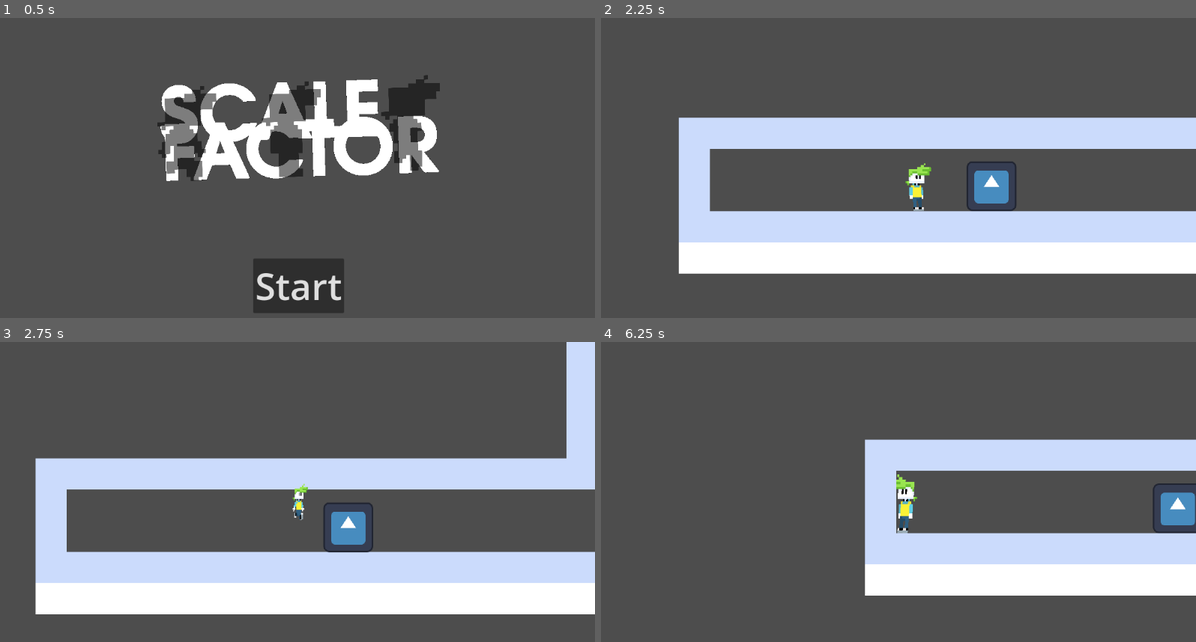
Above: before the commit, frames 1-4 (two rows, left to right).
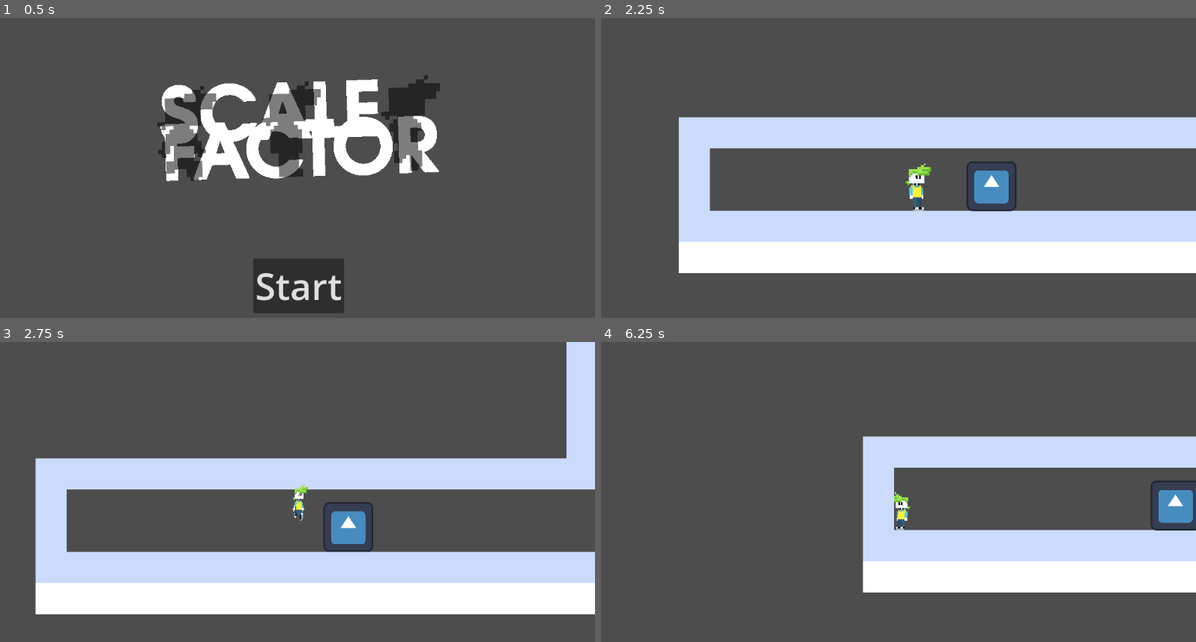
Above: after the commit, the same moments.

Repository: Mello46514/SCALEFACTOR-GMTK2024
Game: Godot game, scene res://uncommon/Title Screen.tscn
Same seed, same stepped clock (60 frames per second), same inputs: the game is played once before the commit and once after it. The engine's default icon, where the game draws it, is replaced by a stand-in: a white triangle on a blue panel in a dark square. Sound files missing from this copy of the repository are replaced by a short silence.
Inputs:
- Up to frame 1 (0.5 s): no input
- Up to frame 2 (2.25 s): click "Start" at 0.5 s; tap Enter (Enter) at 1.25, 2.1 s; hold D (right) 1.28-2.03 s; tap E (interact) at 1.35 s; tap Space (Jump) at 1.52 s; hold S (down) from 2.03 s (still down)
- Up to frame 3 (2.75 s): keep holding S (down); tap Space (Jump) at 2.27 s; tap E (interact) at 2.3 s
- Up to frame 4 (6.25 s): release S (down) at 2.78 s; hold D (right) 2.78-3.53 s; hold Shift (QuickGrow) 2.78-3.53 s; tap E (interact) at 3.05, 3.8, 4.35, 5.1, 6.05 s; hold W (up) 3.53-4.28 s; tap K (atk) at 3.6 s; tap Space (Jump) at 3.77, 4.52, 5.27 s; hold A (left) 4.28-5.78 s; hold S (down) from 5.78 s (still down); tap Enter (Enter) at 5.85 s

Frame 1 is identical in both runs. In frame 2, 1.4% of the frame differs, in the area x 13-100%, y 32-86%; in frame 3, less than 0.1%; in frame 4, 4.2%, in the area x 43-100%, y 31-85%.
Error before the commit: Invalid access to property or key 'position' on a base object of type 'null instance'. (res://uncommon/game.gd:21)

Commit message:
game is cool

Diff:
--- a/Rooms/end.gd
+++ b/Rooms/end.gd
@@ -3,3 +3,4 @@
 func _process(delta: float) -> void:
 	if $Area2D.has_overlapping_bodies() and Input.is_action_just_pressed("interact"):
 		get_parent().get_parent().get_child(1).global_position = Vector2(127,0)
+		get_parent().get_parent().delete_floor()
--- a/Rooms/rooma2.tscn
+++ b/Rooms/rooma2.tscn
@@ -8,39 +8,45 @@
 [node name="TileMap" parent="." instance=ExtResource("1_tx3lq")]
 layer_0/tile_data = PackedInt32Array(-65536, 65536, 0, -65535, 65536, 0, -65534, 65536, 0, -65533, 65536, 0, -65532, 65 …(811 unchanged characters)…
 
-[node name="Box" parent="." instance=ExtResource("2_pndqr")]
-position = Vector2(408, -145)
+[node name="items" type="Node2D" parent="."]
+position = Vector2(1280, 0)
+
+[node name="Box" parent="items" instance=ExtResource("2_pndqr")]
+position = Vector2(-872, -145)
 scale = Vector2(1.00464, 1)
 
-[node name="Box2" parent="." instance=ExtResource("2_pndqr")]
-position = Vector2(539, -145)
+[node name="Box2" parent="items" instance=ExtResource("2_pndqr")]
+position = Vector2(-741, -145)
 
-[node name="Box3" parent="." instance=ExtResource("2_pndqr")]
-position = Vector2(473, -276)
+[node name="Box3" parent="items" instance=ExtResource("2_pndqr")]
+position = Vector2(-807, -276)
 
-[node name="Box4" parent="." instance=ExtResource("2_pndqr")]
-position = Vector2(672, -145)
+[node name="Box4" parent="items" instance=ExtResource("2_pndqr")]
+position = Vector2(-608, -145)
 
-[node name="Box5" parent="." instance=ExtResource("2_pndqr")]
-position = Vector2(803, -145)
+[node name="Box5" parent="items" instance=ExtResource("2_pndqr")]
+position = Vector2(-477, -145)
 
-[node name="Box6" parent="." instance=ExtResource("2_pndqr")]
-position = Vector2(608, -277)
+[node name="Box6" parent="items" instance=ExtResource("2_pndqr")]
+position = Vector2(-672, -277)
 
-[node name="Box7" parent="." instance=ExtResource("2_pndqr")]
-position = Vector2(741, -277)
+[node name="Box7" parent="items" instance=ExtResource("2_pndqr")]
+position = Vector2(-539, -277)
 
-[node name="Box8" parent="." instance=ExtResource("2_pndqr")]
-position = Vector2(522, -416)
+[node name="Box8" parent="items" instance=ExtResource("2_pndqr")]
+position = Vector2(-758, -416)
 
-[node name="Box9" parent="." instance=ExtResource("2_pndqr")]
-position = Vector2(669, -427)
+[node name="Box9" parent="items" instance=ExtResource("2_pndqr")]
+position = Vector2(-611, -427)
 
-[node name="Box10" parent="." instance=ExtResource("2_pndqr")]
-position = Vector2(935, -145)
+[node name="Box10" parent="items" instance=ExtResource("2_pndqr")]
+position = Vector2(-345, -145)
 
-[node name="Box11" parent="." instance=ExtResource("2_pndqr")]
-position = Vector2(872, -276)
+[node name="Box11" parent="items" instance=ExtResource("2_pndqr")]
+position = Vector2(-408, -276)
 
-[node name="Box12" parent="." instance=ExtResource("2_pndqr")]
-position = Vector2(821, -421)
+[node name="Box12" parent="items" instance=ExtResource("2_pndqr")]
+position = Vector2(-459, -421)
+
+[node name="Node2D" type="Node2D" parent="."]
+position = Vector2(1280, 0)
--- a/common/Player.tscn
+++ b/common/Player.tscn
@@ -122,16 +122,16 @@
 }
 
 [sub_resource type="RectangleShape2D" id="RectangleShape2D_kyc7f"]
-size = Vector2(70, 128)
+size = Vector2(30, 130)
 
 [sub_resource type="RectangleShape2D" id="RectangleShape2D_priqh"]
 size = Vector2(30.485, 75)
 
 [sub_resource type="RectangleShape2D" id="RectangleShape2D_etb5q"]
-size = Vector2(252, 384)
+size = Vector2(31.46, 384)
 
 [sub_resource type="RectangleShape2D" id="RectangleShape2D_53fdu"]
-size = Vector2(84.805, 129)
+size = Vector2(30.92, 129)
 
 [sub_resource type="RectangleShape2D" id="RectangleShape2D_rqpj3"]
 size = Vector2(84, 128)
@@ -164,8 +164,7 @@
 collision_mask = 2
 
 [node name="CollisionShape2D2" type="CollisionShape2D" parent="ableggrow"]
-visible = false
-position = Vector2(5.96046e-08, -64)
+position = Vector2(0, -65)
 shape = SubResource("RectangleShape2D_kyc7f")
 debug_color = Color(0.905603, 0.000131108, 0.746078, 0.42)
 
@@ -184,7 +183,6 @@
 collision_mask = 2
 
 [node name="CollisionShape2D" type="CollisionShape2D" parent="instagrowbox"]
-visible = false
 position = Vector2(0, -192)
 shape = SubResource("RectangleShape2D_etb5q")
 
@@ -193,7 +191,6 @@
 collision_mask = 2
 
 [node name="CollisionShape2D" type="CollisionShape2D" parent="instagrowbox2"]
-visible = false
 position = Vector2(0, -64.5)
 shape = SubResource("RectangleShape2D_53fdu")
 
--- a/common/box.tscn
+++ b/common/box.tscn
@@ -7,6 +7,8 @@
 size = Vector2(128, 128)
 
 [node name="Box" type="RigidBody2D"]
+collision_layer = 3
+collision_mask = 3
 can_sleep = false
 script = ExtResource("1_2vivk")
 
--- a/uncommon/game.gd
+++ b/uncommon/game.gd
@@ -18,11 +18,12 @@
 func add_room(hash):
 	var a = rooms[hash].instantiate()
 	a.position = offset
-	offset += a.get_child(get_child(0).get_child_count() - 1).position
+	if not hash == 0:
+		offset += a.get_child(2).position
 	get_child(0).add_child(a)
 
 func add_floor():
-	for a in range(randi_range(15,25)):
+	for b in range(randi_range(15,25)):
 		add_room(randi_range(1,2))
 	add_room(0)
 
